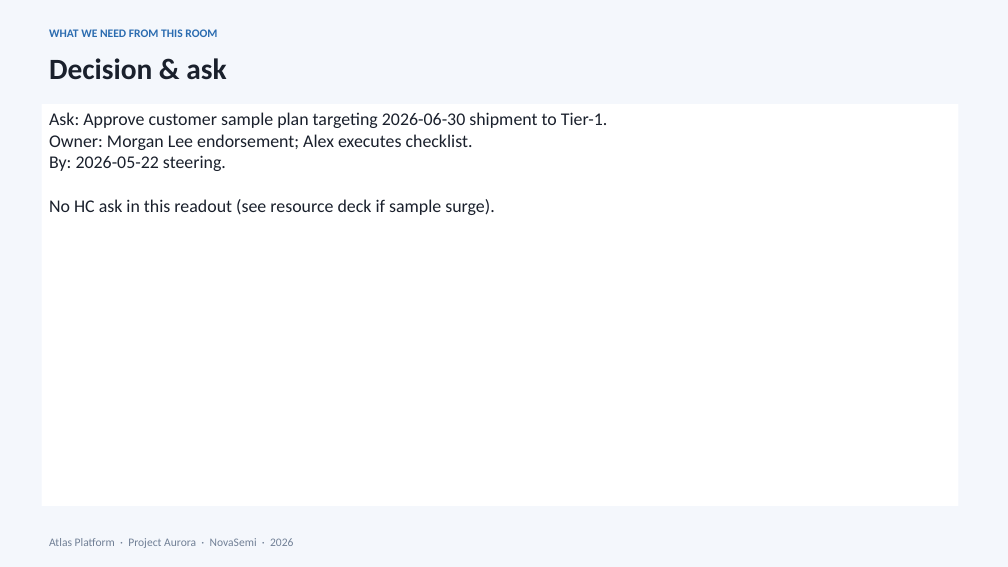
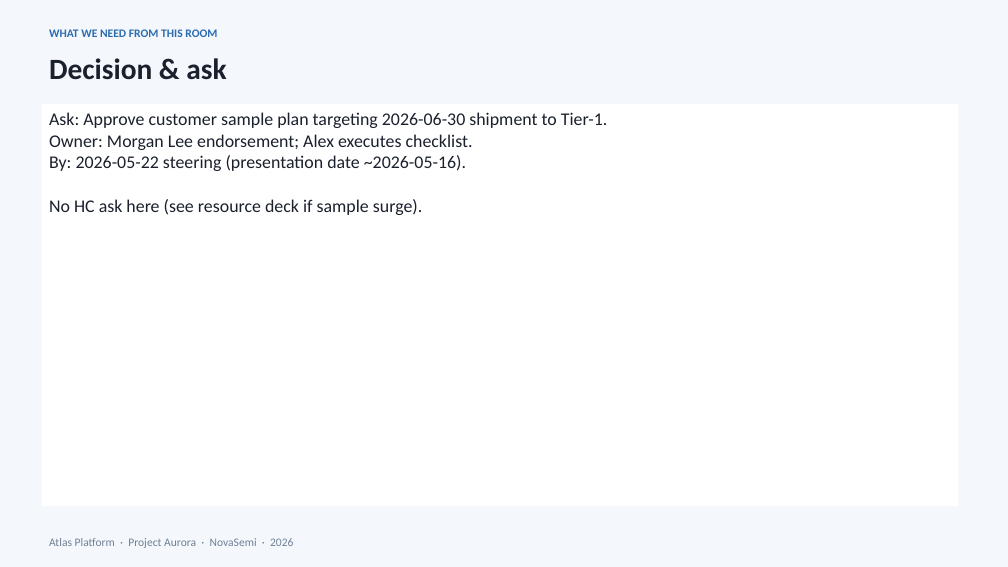
Before and after one commit to peter0749/MindsetMD, a slide deck: slide 7 of skills/presentations/assets/pptx/examples/02-results-demo.pptx. Drawn at 1008x567 pixels with LibreOffice and Linux fonts; fonts in the diff are those of the drawing. Boxes give left, top, right and bottom in pixels: in the first picture for what was removed or moved away, otherwise in the second. Text is boxed around its words. In the diff, an @@ line names an element or a change of style, - is before the commit and + after.

```diff
--- a/skills/presentations/assets/pptx/examples/02-results-demo.pptx
+++ b/skills/presentations/assets/pptx/examples/02-results-demo.pptx
@@ text in rectangle at bbox=[49, 155, 466, 215]: text changed @@
-By: 2026-05-22 steering.
-No HC ask in this readout (see resource deck if sample surge).
+By: 2026-05-22 steering (presentation date ~2026-05-16).
+No HC ask here (see resource deck if sample surge).
```
Also in this commit, not shown: 3 other slides changed, 20 other files.
